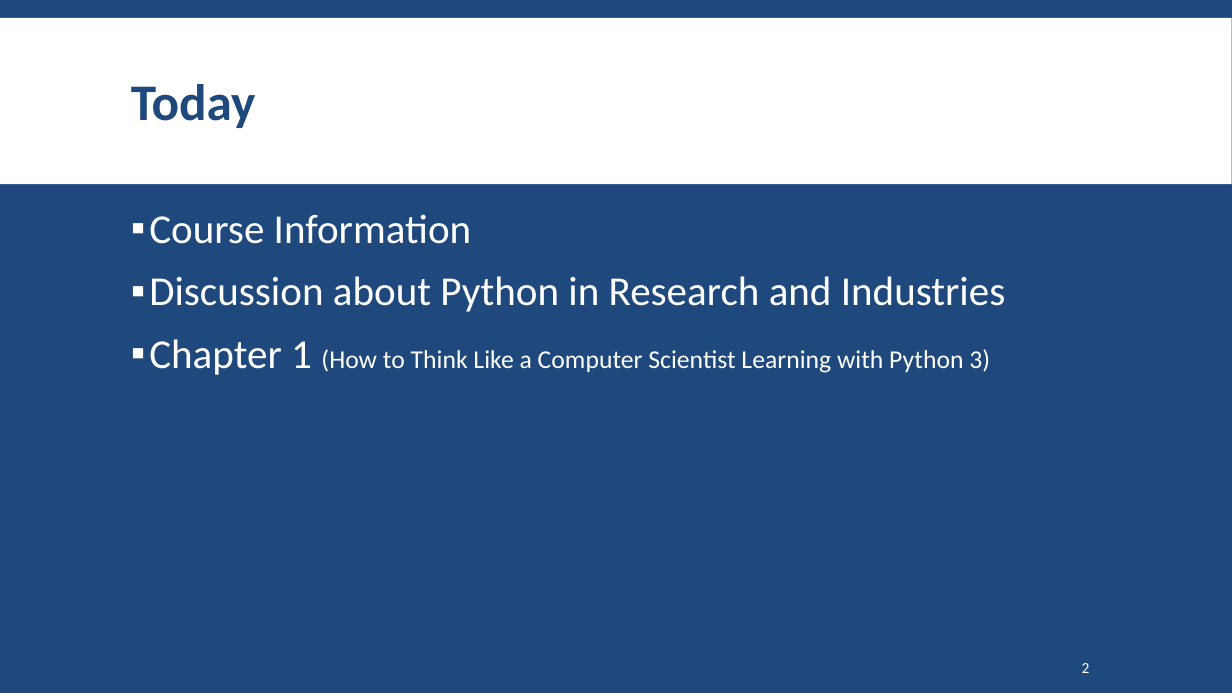
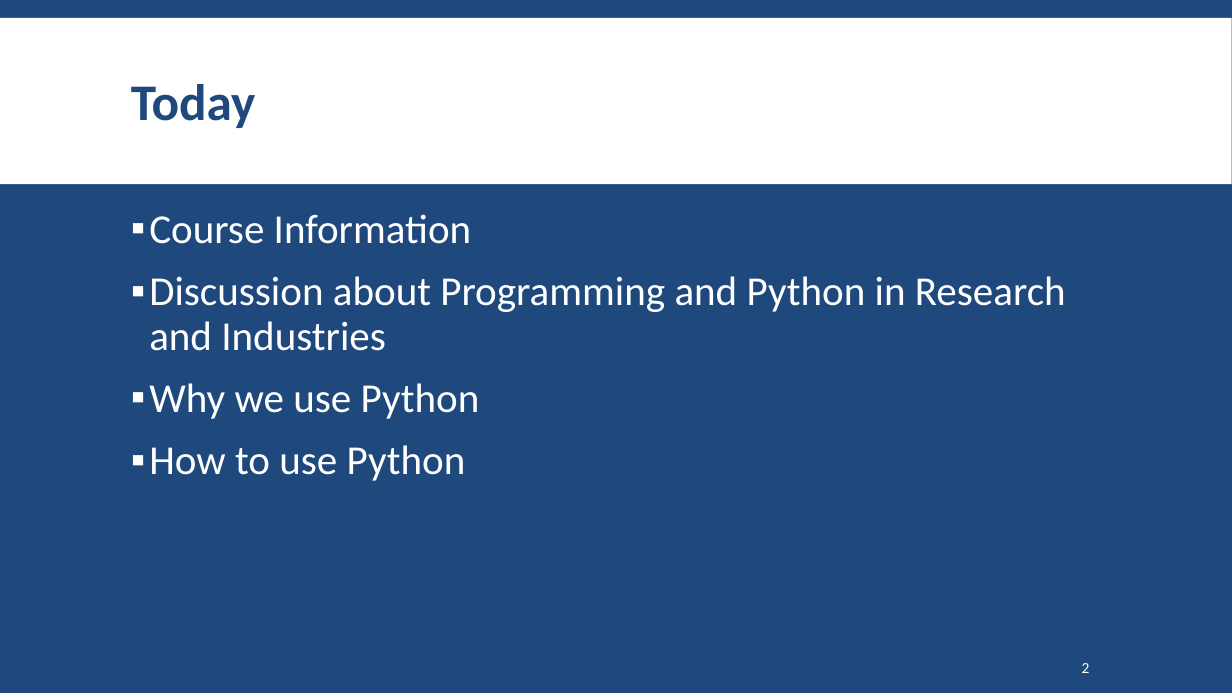
Before and after one commit to SharifPythonSpace/Course1401, a slide deck: slide 2 of Slide/00-Introduction to Programming Applications with Python.pptx. Drawn at 1232x693 pixels with LibreOffice and Linux fonts; fonts in the diff are those of the drawing; background and template pictures are left out. Boxes give left, top, right and bottom in pixels: in the first picture for what was removed or moved away, otherwise in the second. Text is boxed around its words. In the diff, an @@ line names an element or a change of style, - is before the commit and + after.

```diff
--- a/Slide/00-Introduction to Programming Applications with Python.pptx
+++ b/Slide/00-Introduction to Programming Applications with Python.pptx
@@ text at (x1=149, y1=276, x2=1066, y2=481): text changed; size 20 to 32 pt @@
-▪ Discussion about Python in Research and Industries
-▪ Chapter 1 (How to Think Like a Computer Scientist Learning with Python 3)
+▪ Discussion about Programming and Python in Research and Industries
+▪ Why we use Python
+▪ How to use Python
```
Also in this commit, not shown: 4 other slides changed, 9 slides added.
